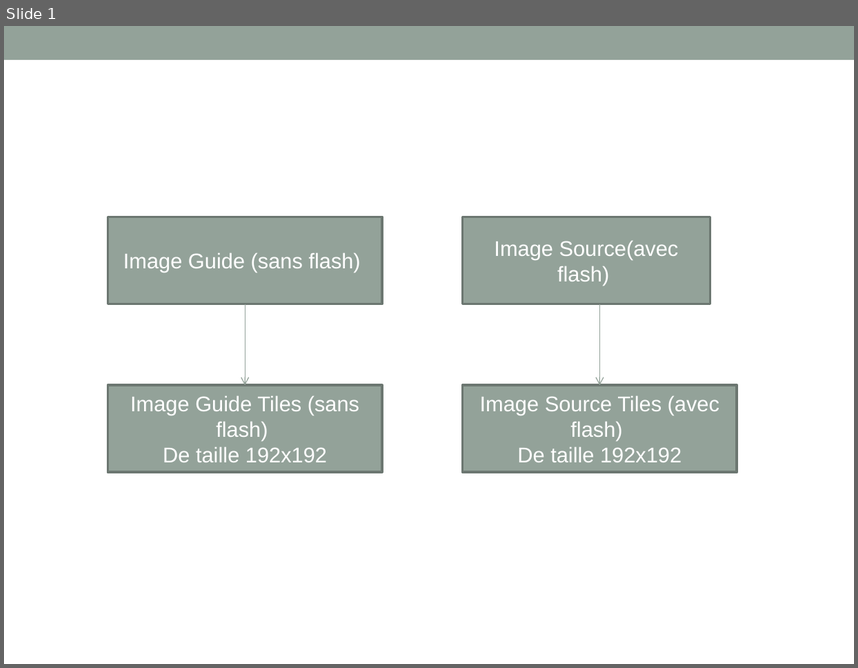
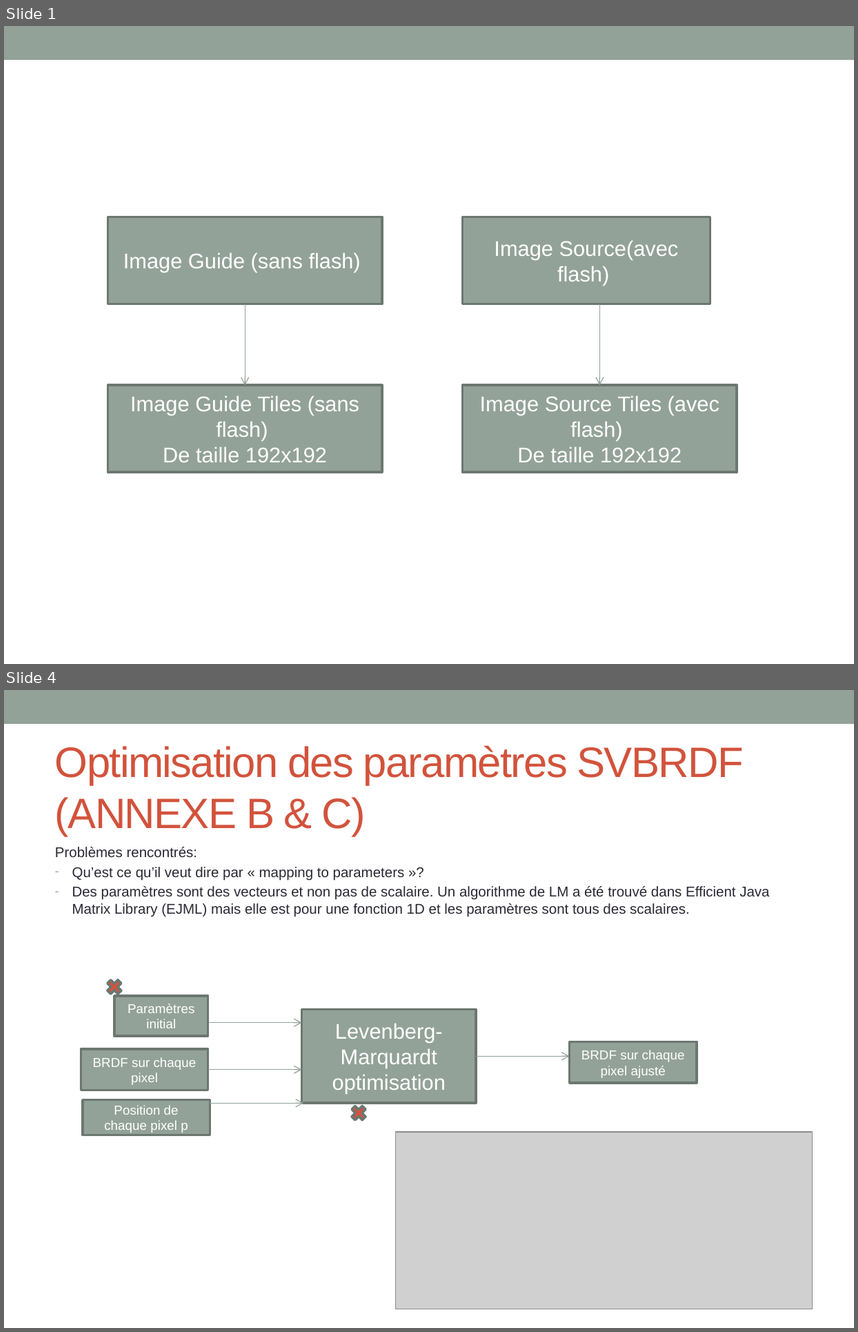
Before and after one commit to boykely/java_helloWorld, a slide deck: Slide/discussion.pptx. Shown one above the other, each under a label of ours: slide 1 before the commit, slides 1 and 4 after it; the slides between them are not shown. The pictures are 858x668 and 858x1332 pixels, drawn with LibreOffice and Linux fonts; fonts in the diff are those of the drawing; grey boxes stand for pictures. Boxes give left, top, right and bottom in pixels: in the first picture for what was removed or moved away, otherwise in the second. Text is boxed around its words. In the diff, an @@ line names an element or a change of style, - is before the commit and + after.

Commit message:
+ SVBRDF fitting problem
Le fichier ppt est mis à jour

```diff
--- a/Slide/discussion.pptx
+++ b/Slide/discussion.pptx
@@ slide 4 added at (x1=4, y1=690, x2=854, y2=1328), background #FFFFFF; not listed: 1 template element that a slide beside it also shows @@
@@ title added at (x1=55, y1=745, x2=744, y2=836), 36 pt, text #D2533C @@
+Optimisation des paramètres SVBRDF (ANNEXE B & C)
@@ text added at (x1=55, y1=847, x2=769, y2=917), 12 pt, text #292934 @@
+Problèmes rencontrés:
+– Qu’est ce qu’il veut dire par « mapping to parameters »?
+– Des paramètres sont des vecteurs et non pas de scalaire. Un algorithme de LM a été trouvé dans Efficient Java Matrix Library (EJML) mais elle est pour une fonction 1D et les paramètres sont tous des scalaires.
@@ group added at (x1=81, y1=976, x2=697, y2=1134): 5 rectangles, 4 arrows, 1 cross @@
+Levenberg-Marquardt optimisation
+Paramètres initial
+BRDF sur chaque pixel
+Position de chaque pixel p
+BRDF sur chaque pixel ajusté
@@ cross added at (x1=349, y1=1103, x2=370, y2=1123), fill #D2533C, outline #6D7871 2.08 pt @@
@@ picture added at (x1=396, y1=1132, x2=813, y2=1309) @@
```
Also in this commit, not shown: 1 slide changed, 1 other slide added, 3 other files.
